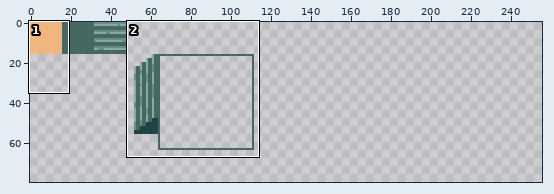
A sprite sheet gets an edit: res/tileset.png. The first picture is a wide view before the edit; the outline marks the close-up.
Close-up. First the earlier version:
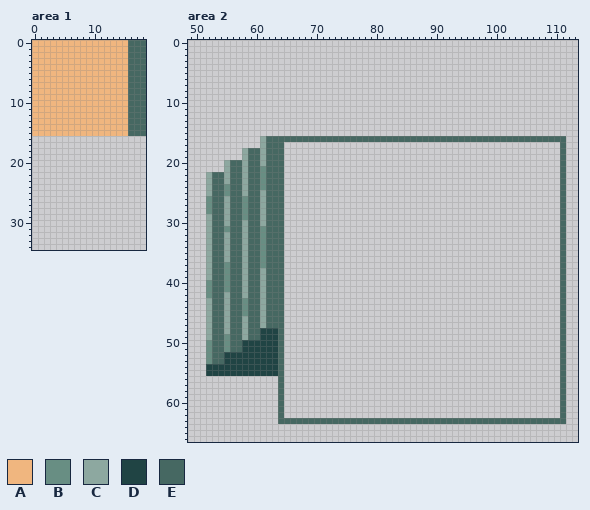
The file is 256x256 pixels. Shown: area 1: x 0..18, y 0..34; area 2: x 49..113, y 0..66. The wide view leaves out empty margins. The commit also changed other parts of the picture, which this record leaves out.
Palette (. is transparent): A #f0b67f  B #688e83  C #8da8a0  D #204444  E #466862
New version:
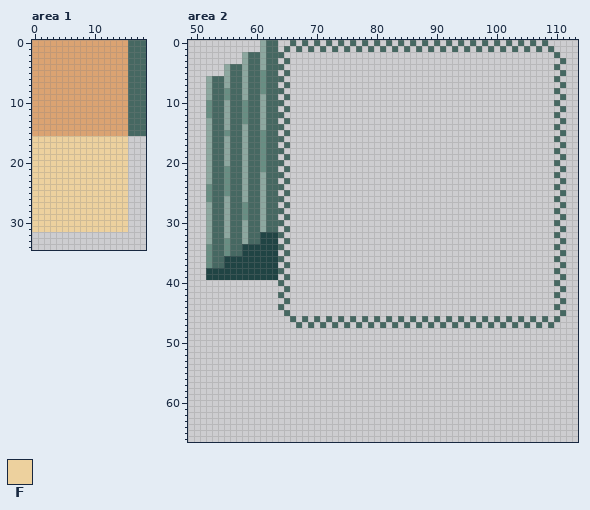
Colours new in this view: F #edd19e
The edit:
colour A: #f0b67f -> #dba372
Area 1:
y 16..31: x 0..15 ................ -> FFFFFFFFFFFFFFFF
Area 2:
y 0: x 61..63 ... -> CEE; x 66 . -> E; x 68 . -> E; x 70 . -> E; x 72 . -> E; x 74 . -> E; x 76 . -> E; x 78 . -> E; x 80 . -> E; x 82 . -> E; x 84 . -> E; x 86 . -> E; x 88 . -> E; x 90 . -> E; x 92 . -> E; x 94 . -> E; x 96 . -> E; x 98 . -> E; x 100 . -> E; x 102 . -> E; x 104 . -> E; x 106 . -> E; x 108 . -> E
y 1: x 61..63 ... -> CEE; x 65 . -> E; x 67 . -> E; x 69 . -> E; x 71 . -> E; x 73 . -> E; x 75 . -> E; x 77 . -> E; x 79 . -> E; x 81 . -> E; x 83 . -> E; x 85 . -> E; x 87 . -> E; x 89 . -> E; x 91 . -> E; x 93 . -> E; x 95 . -> E; x 97 . -> E; x 99 . -> E; x 101 . -> E; x 103 . -> E; x 105 . -> E; x 107 . -> E; x 109 . -> E
y 2: x 58..64 ....... -> CEECEEE; x 110 . -> E
y 3: x 58..63 ...... -> CEECEE; x 65 . -> E; x 111 . -> E
y 4: x 55..64 .......... -> CEECEECEEE; x 110 . -> E
y 5: x 55..63 ......... -> CEECEEBEE; x 65 . -> E; x 111 . -> E
y 6: x 52..64 ............. -> CEECEECEEBEEE; x 110 . -> E
y 7: x 52..63 ............ -> CEECEECEEBEE; x 65 . -> E; x 111 . -> E
y 8: x 52..64 ............. -> CEEBEECEEBEEE; x 110 . -> E
y 9: x 52..63 ............ -> CEEBEECEECEE; x 65 . -> E; x 111 . -> E
y 10: x 52..64 ............. -> BEECEEBEECEEE; x 110 . -> E
y 11: x 52..63 ............ -> BEECEEBEECEE; x 65 . -> E; x 111 . -> E
y 12: x 52..64 ............. -> BEECEEBEECEEE; x 110 . -> E
y 13: x 52..63 ............ -> CEECEEBEECEE; x 65 . -> E; x 111 . -> E
y 14: x 52..64 ............. -> CEECEECEECEEE; x 110 . -> E
y 15: x 52..63 ............ -> CEEBEECEEBEE; x 65 . -> E; x 111 . -> E
y 16: x 52..61 .........C -> CEECEECEEB; x 65..109 EEEEEEEEEEEEEEEEEEEEEEEEEEEEEEEEEEEEEEEEEEEEE -> .............................................; x 111 E -> .
y 17: x 52..61 .........C -> CEECEECEEB; x 64..65 E. -> .E
y 18: x 52..57 ...... -> CEECEE; x 61 C -> B; x 110..111 .E -> E.
y 19: x 52..57 ...... -> CEECEE; x 61 C -> B; x 64..65 E. -> .E
y 20: x 52..54 ... -> CEE; x 61 C -> B; x 110..111 .E -> E.
y 21: x 52..55 ...C -> CEEB; x 64..65 E. -> .E
y 22: x 55 C -> B; x 61 B -> C; x 110..111 .E -> E.
y 23: x 55 C -> B; x 61 B -> C; x 64..65 E. -> .E
y 24: x 52 C -> B; x 61 B -> C; x 110..111 .E -> E.
y 25: x 52 C -> B; x 64..65 E. -> .E
y 26: x 58 B -> C; x 110..111 .E -> E.
y 27: x 52 B -> C; x 64..65 E. -> .E
y 28: x 52 B -> C; x 110..111 .E -> E.
y 29: x 64..65 E. -> .E
y 30: x 110..111 .E -> E.
y 31: x 55 B -> C; x 61 B -> C; x 64..65 E. -> .E
y 32: x 61..63 BEE -> DDD; x 110..111 .E -> E.
y 33: x 55 C -> B; x 61..65 BEEE. -> DDD.E
y 34: x 52 C -> B; x 55 C -> B; x 58..63 CEEBEE -> DDDDDD; x 110..111 .E -> E.
y 35: x 52 C -> B; x 55 C -> B; x 58..65 CEEBEEE. -> DDDDDD.E
y 36: x 52 C -> B; x 55..63 CEECEEBEE -> DDDDDDDDD; x 110..111 .E -> E.
y 37: x 52 C -> B; x 55..65 BEECEEBEEE. -> DDDDDDDDD.E
y 38: x 52..63 CEEBEECEECEE -> DDDDDDDDDDDD; x 110..111 .E -> E.
y 39: x 52..65 CEEBEECEECEEE. -> DDDDDDDDDDDD.E
y 40: x 52..63 BEEBEECEECEE -> ............; x 110..111 .E -> E.
y 41: x 52..65 BEEBEECEECEEE. -> .............E
y 42: x 52..63 BEECEECEECEE -> ............; x 110..111 .E -> E.
y 43: x 52..65 CEECEEBEECEEE. -> .............E
y 44: x 52..63 CEECEEBEECEE -> ............; x 110..111 .E -> E.
y 45: x 52..65 CEECEEBEECEEE. -> .............E
y 46: x 52..64 CEECEECEECEEE -> .............; x 66 . -> E; x 68 . -> E; x 70 . -> E; x 72 . -> E; x 74 . -> E; x 76 . -> E; x 78 . -> E; x 80 . -> E; x 82 . -> E; x 84 . -> E; x 86 . -> E; x 88 . -> E; x 90 . -> E; x 92 . -> E; x 94 . -> E; x 96 . -> E; x 98 . -> E; x 100 . -> E; x 102 . -> E; x 104 . -> E; x 106 . -> E; x 108 . -> E; x 110..111 .E -> E.
y 47: x 52..64 CEECEECEECEEE -> .............; x 67 . -> E; x 69 . -> E; x 71 . -> E; x 73 . -> E; x 75 . -> E; x 77 . -> E; x 79 . -> E; x 81 . -> E; x 83 . -> E; x 85 . -> E; x 87 . -> E; x 89 . -> E; x 91 . -> E; x 93 . -> E; x 95 . -> E; x 97 . -> E; x 99 . -> E; x 101 . -> E; x 103 . -> E; x 105 . -> E; x 107 . -> E; x 109 . -> E; x 111 E -> .
y 48: x 52..64 CEECEECEEDDDE -> .............; x 111 E -> .
y 49: x 52..64 CEEBEECEEDDDE -> .............; x 111 E -> .
y 50..51: x 52..64 BEEBEEDDDDDDE -> .............; x 111 E -> .
y 52..53: x 52..64 BEEDDDDDDDDDE -> .............; x 111 E -> .
y 54..55: x 52..64 DDDDDDDDDDDDE -> .............; x 111 E -> .
y 56..62: x 64 E -> .; x 111 E -> .
y 63: x 64..111 EEEEEEEEEEEEEEEEEEEEEEEEEEEEEEEEEEEEEEEEEEEEEEEE -> ................................................
Where, in picture pixels (left, top, right, bottom), the same in both close-ups:
changed: (32, 40, 128, 232)
changed: (206, 40, 566, 424)
